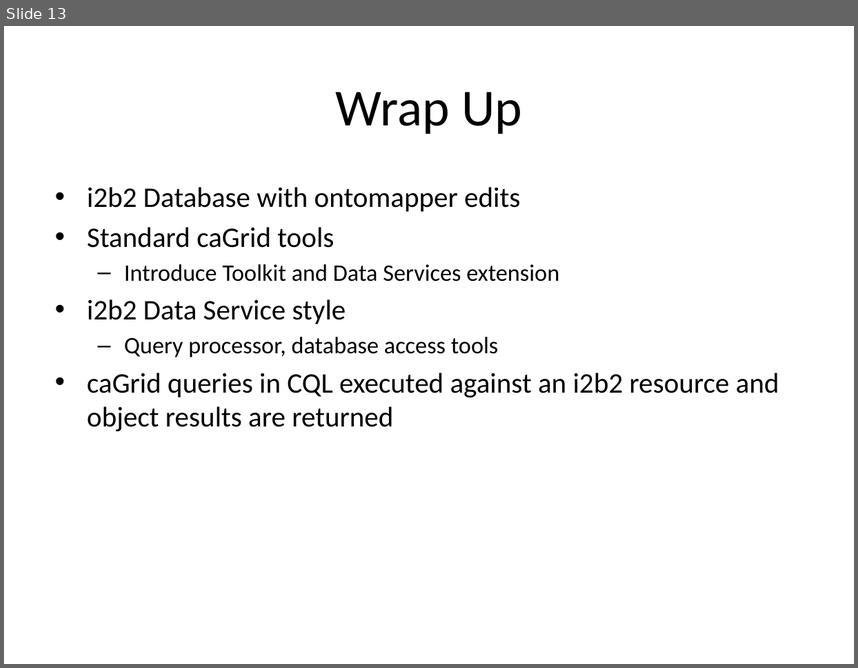
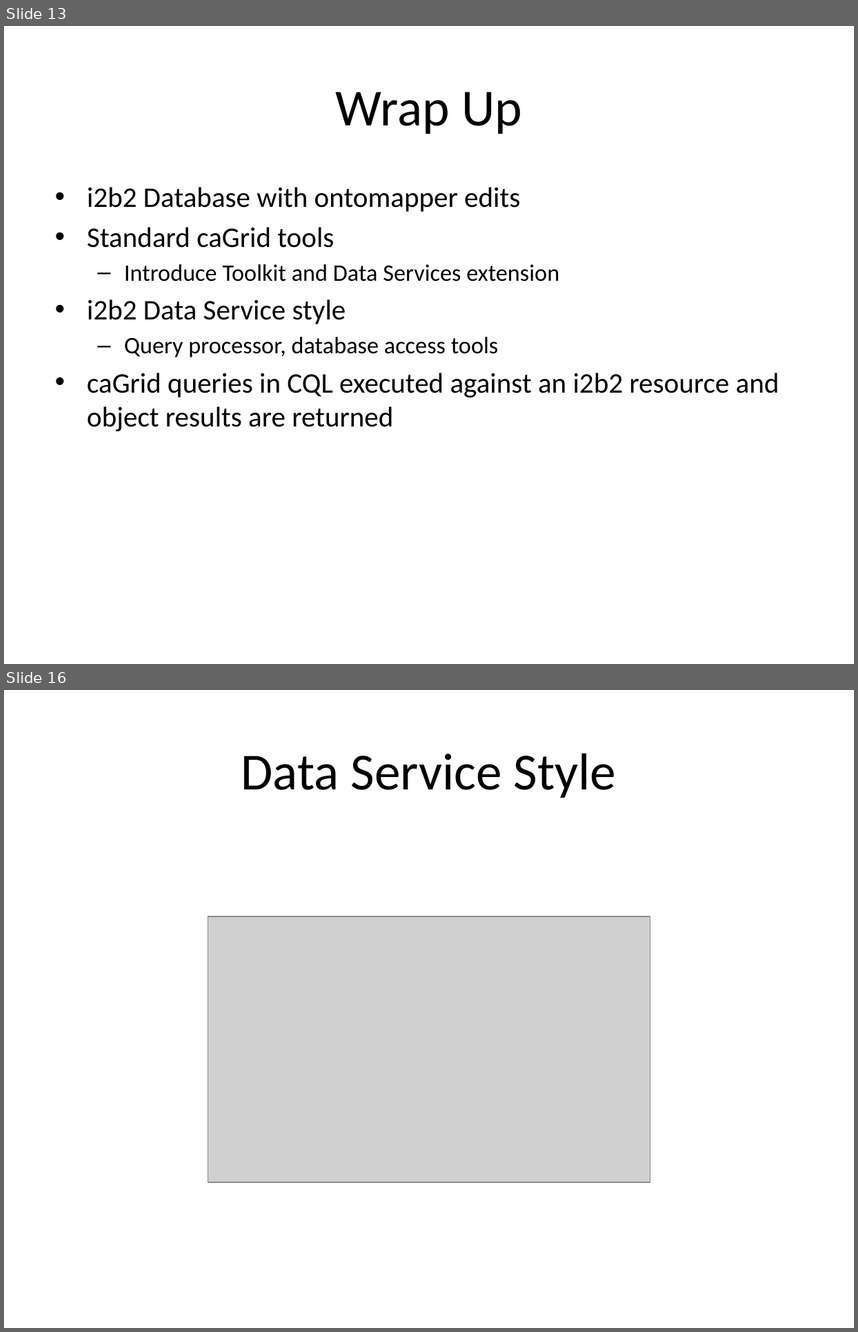
Before and after one commit to NCIP/cagrid-grid-incubation, a slide deck: grid-incubation/incubator/projects/i2b2DataServiceStyle/slides/Beta Demo.pptx. Shown one above the other, each under a label of ours: slide 13 before the commit, slides 13 and 16 after it; the slides between them are not shown. The pictures are 858x668 and 858x1332 pixels, drawn with LibreOffice and Linux fonts; fonts in the diff are those of the drawing; grey boxes stand for pictures. Boxes give left, top, right and bottom in pixels: in the first picture for what was removed or moved away, otherwise in the second. Text is boxed around its words. In the diff, an @@ line names an element or a change of style, - is before the commit and + after.

```diff
--- a/grid-incubation/incubator/projects/i2b2DataServiceStyle/slides/Beta Demo.pptx
+++ b/grid-incubation/incubator/projects/i2b2DataServiceStyle/slides/Beta Demo.pptx
@@ slide 16 added at box(4, 690, 854, 1328), background #FFFFFF @@
@@ title added at box(241, 753, 616, 798), 44 pt, text #000000 @@
+Data Service Style
@@ picture added at box(208, 916, 651, 1181) @@
```
Also in this commit, not shown: 14 other slides added.
